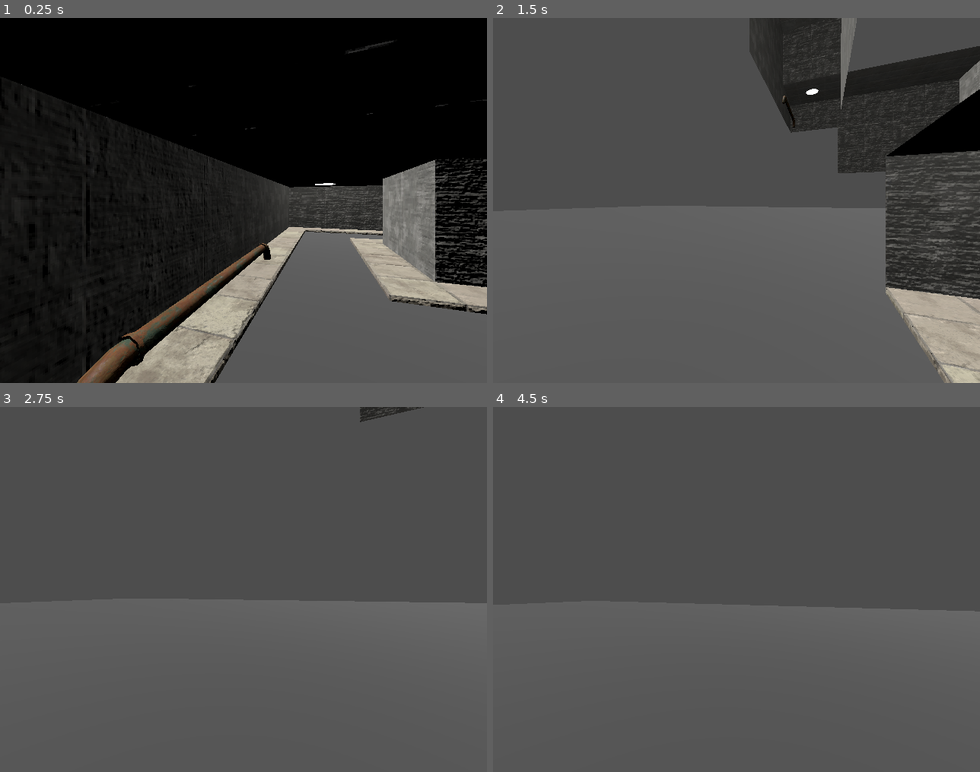
Above: before the commit, frames 1-4 (two rows, left to right).
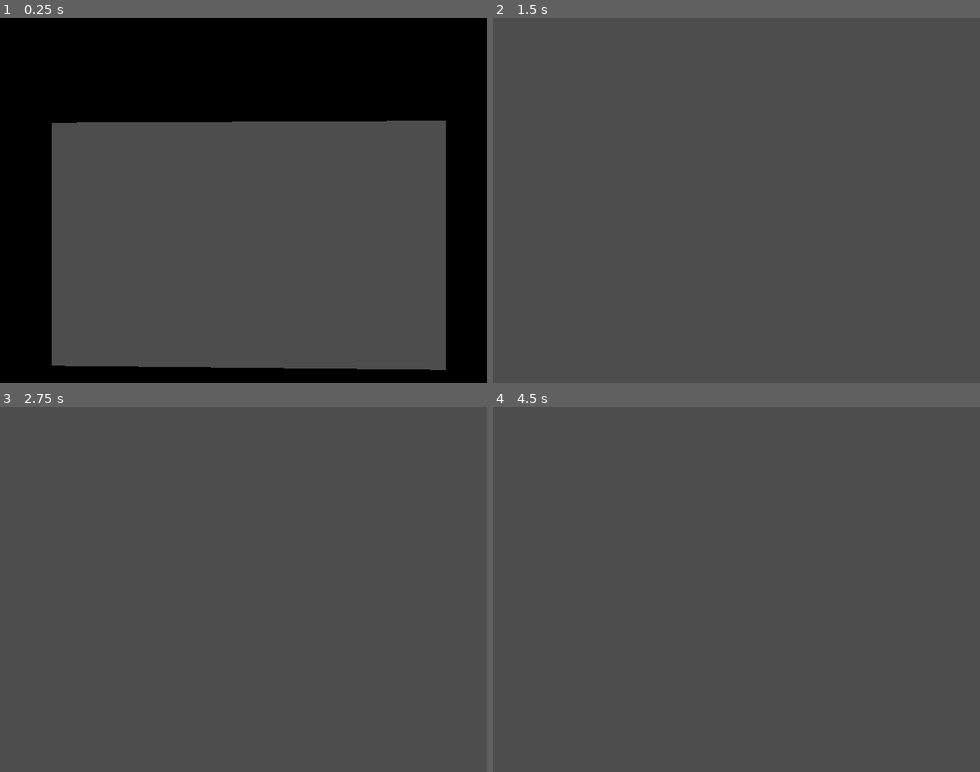
Above: after the commit, the same moments.

Repository: feargrinn/spacejam2026
Game: Godot game, scene res://scenes/lvl1.tscn
Two runs of this game, one before a commit and one after it. Both use one fixed random seed, a clock stepped at 60 frames per second and the inputs below. This scene is started directly instead of the project's main scene.
Inputs (mouse positions are in pixels of both pictures, inside the frame that each line leads up to):
- Up to frame 1 (0.25 s): no input
- Up to frame 2 (1.5 s): tap Enter at 0.5 s; move the mouse to (760, 200) at 0.52 s; hold W (move_forward) from 0.53 s (still down); tap E (interact) at 0.6 s; tap Space (jump) at 0.77 s; move the mouse to (712, 200) at 1.27 s; tap Tab (toggle_control_panel) at 1.35 s
- Up to frame 3 (2.75 s): keep holding W (move_forward); tap Space (jump) at 1.52 s; move the mouse to (253, 582) at 2.02 s; tap E (interact) at 2.1 s
- Up to frame 4 (4.5 s): keep holding W (move_forward); move the mouse to (731, 596) at 2.77 s; tap Tab (toggle_control_panel) at 2.85, 4.35 s; tap Space (jump) at 3.02, 3.5, 3.77 s; move the mouse to (775, 593) at 3.52 s; tap E (interact) at 3.6 s; tap Enter at 4.25 s; move the mouse to (697, 585) at 4.27 s

The runs differ from the first frame. In frame 1, 49% of the frame differs, in the area x 0-100%, y 6-100%; in frame 2, 19%; in frame 3, 1.5%; in frame 4, 0.3%.

Commit message:
lvl starter and lvl1 setup

Diff:
--- a/scenes/lvl1.tscn
+++ b/scenes/lvl1.tscn
@@ -1,7 +1,7 @@
 [gd_scene format=3 uid="uid://bsj42ct1ocxt"]
 
+[ext_resource type="MeshLibrary" uid="uid://cct8bnpfrligt" path="res://mesh_library_sewer.tres" id="1_olpnp"]
 [ext_resource type="PackedScene" uid="uid://cdk6hwb4hi2wc" path="res://player/player.tscn" id="1_spoxl"]
-[ext_resource type="PackedScene" uid="uid://c6kmq0l10fufl" path="res://assets/sewer/demo_scene.glb" id="2_olpnp"]
 
 [sub_resource type="WorldBoundaryShape3D" id="WorldBoundaryShape3D_olpnp"]
 
@@ -12,15 +12,17 @@
 material = SubResource("StandardMaterial3D_uhqqe")
 size = Vector2(100, 100)
 
-[sub_resource type="BoxShape3D" id="BoxShape3D_spoxl"]
-size = Vector3(0.03387451, 1, 1)
-
-[sub_resource type="BoxMesh" id="BoxMesh_g83ud"]
-flip_faces = true
-
-[node name="Lvl1" type="Node3D" unique_id=1233339557]
+[node name="Lvl1" type="GridMap" unique_id=384402464]
+mesh_library = ExtResource("1_olpnp")
+cell_size = Vector3(4, 4, 4)
+data = {
+"cells": PackedInt32Array(65535, 65533, 3)
+}
+metadata/_editor_floor_ = Vector3(0, 0, 0)
 
 [node name="StaticBody3D" type="StaticBody3D" parent="." unique_id=970773439]
+transform = Transform3D(1, 0, 0, 0, 1, 0, 0, 0, 1, 0, -1, 0)
+visible = false
 
 [node name="CollisionShape3D" type="CollisionShape3D" parent="StaticBody3D" unique_id=2091206798]
 shape = SubResource("WorldBoundaryShape3D_olpnp")
@@ -31,38 +33,13 @@
 
 [node name="OmniLight3D" type="OmniLight3D" parent="." unique_id=154678555]
 transform = Transform3D(1, 0, 0, 0, 1, 0, 0, 0, 1, 0, 6, 0)
+visible = false
 omni_range = 100.0
 
 [node name="DirectionalLight3D" type="DirectionalLight3D" parent="." unique_id=953112286]
 transform = Transform3D(1, 0, 0, 0, -0.34724668, 0.9377738, 0, -0.9377738, -0.34724668, 0, 7.9966507, 0)
+visible = false
 sky_mode = 1
 
 [node name="Player" parent="." unique_id=81183360 instance=ExtResource("1_spoxl")]
-transform = Transform3D(0.34665734, 0, -0.9379918, 0, 1, 0, 0.9379918, 0, 0.34665734, -11.02493, 0, 0)
-
-[node name="Room1" type="StaticBody3D" parent="." unique_id=559974341]
-transform = Transform3D(15.06, 0, 0, 0, 15.06, 0, 0, 0, 15.06, -11.47308, 3.963276, -16.132702)
-visible = false
-
-[node name="CollisionShape3D" type="CollisionShape3D" parent="Room1" unique_id=695816166]
-transform = Transform3D(0.99999946, 0, 0, 0, 0.99999946, 0, 0, 0, 0.99999946, -0.51260376, 0, 0)
-shape = SubResource("BoxShape3D_spoxl")
-
-[node name="CollisionShape3D2" type="CollisionShape3D" parent="Room1" unique_id=1571724104]
-transform = Transform3D(0.9999989, 0, 0, 0, 0.9999989, 0, 0, 0, 0.9999989, 0.50957775, 0, 0)
-shape = SubResource("BoxShape3D_spoxl")
-
-[node name="CollisionShape3D3" type="CollisionShape3D" parent="Room1" unique_id=1092312040]
-transform = Transform3D(-4.3711275e-08, 0, 0.99999744, 0, 0.9999975, 0, -0.99999744, 0, -4.3711275e-08, -0.005308926, 0, -0.510298)
-shape = SubResource("BoxShape3D_spoxl")
-
-[node name="CollisionShape3D4" type="CollisionShape3D" parent="Room1" unique_id=979717992]
-transform = Transform3D(-4.3711154e-08, 0, 0.9999947, 0, 0.9999947, 0, -0.9999947, 0, -4.3711154e-08, 0.001437366, 0, 0.5097901)
-shape = SubResource("BoxShape3D_spoxl")
-
-[node name="MeshInstance3D" type="MeshInstance3D" parent="Room1" unique_id=2146868077]
-transform = Transform3D(0.99999976, 0, 0, 0, 1.5038323, 0, 0, 0, 0.99999976, 0, 0.45794815, 0)
-mesh = SubResource("BoxMesh_g83ud")
-
-[node name="demo_scene" parent="." unique_id=1951378475 instance=ExtResource("2_olpnp")]
-transform = Transform3D(1, 0, 0, 0, 1, 0, 0, 0, 1, 4.283886, 16, 8.04562)
+transform = Transform3D(-0.0135781765, 0, 0.9999079, 0, 1, 0, -0.9999079, 0, -0.0135781765, -1.7899771, 1.9931066, -10.000075)
--- /dev/null
+++ b/scenes/lvl_starter.tscn
@@ -0,0 +1,26 @@
+[gd_scene format=3 uid="uid://cosewsxakxwin"]
+
+[ext_resource type="MeshLibrary" uid="uid://cct8bnpfrligt" path="res://mesh_library_sewer.tres" id="1_bjgrc"]
+[ext_resource type="PackedScene" uid="uid://cdk6hwb4hi2wc" path="res://player/player.tscn" id="2_fud11"]
+[ext_resource type="PackedScene" uid="uid://bu547b6icqehh" path="res://scenes/possibly_radioactive_object.tscn" id="3_fud11"]
+
+[node name="Lvl1" type="GridMap" unique_id=384402464]
+mesh_library = ExtResource("1_bjgrc")
+cell_size = Vector3(4, 4, 4)
+data = {
+"cells": PackedInt32Array(65535, 65533, 3, 65534, 65533, 1441792, 65533, 65533, 1441792, 65531, 65532, 1048578, 65531, 65533, 655364, 65531, 65534, 655362, 65532, 65532, 2, 65532, 65533, 1441793, 65532, 65534, 1441794)
+}
+metadata/_editor_floor_ = Vector3(0, 0, 0)
+
+[node name="OmniLight3D" type="OmniLight3D" parent="." unique_id=154678555]
+transform = Transform3D(1, 0, 0, 0, 1, 0, 0, 0, 1, 0, 6, 0)
+omni_range = 100.0
+
+[node name="DirectionalLight3D" type="DirectionalLight3D" parent="." unique_id=953112286]
+transform = Transform3D(1, 0, 0, 0, -0.34724668, 0.9377738, 0, -0.9377738, -0.34724668, 0, 7.9966507, 0)
+sky_mode = 1
+
+[node name="Player" parent="." unique_id=81183360 instance=ExtResource("2_fud11")]
+transform = Transform3D(-0.0135781765, 0, 0.9999079, 0, 1, 0, -0.9999079, 0, -0.0135781765, -1.7899771, 1.9931066, -10.000075)
+
+[node name="PossiblyRadioactiveObject" parent="." unique_id=1969775759 instance=ExtResource("3_fud11")]
